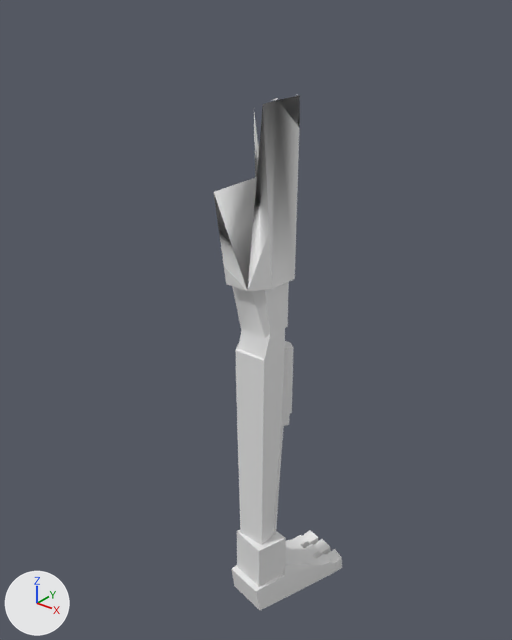
Before and after pictures for a commit that changed the OBJ model src/main/resources/assets/kn8/meshes/kaiju_no9/leg_right.obj.
Camera for both pictures: a 50 mm camera at (0.871, -0.989, 1.25) aimed at (0.069, 0.013, 0.629). The axes (+X, +Y, +Z) are drawn at lower left. The lights are the same throughout. The picture after the commit comes second. Where no turn or scale is listed for an object, it has been applied to the vertices. Vertices at exactly the same position are counted once.

Script lines for the objects in view, before the commit:
```python
me_leg_right = bpy.data.meshes.new('leg_right')
me_leg_right.from_pydata(...)  # 303 vertices, 599 faces; spans x 0.038..0.252, y -0.114..0.136, z 0.0..1.07
ob_leg_right = bpy.data.objects.new('leg_right', me_leg_right)
ob_leg_right.location = (0.0, 0.0, 0.0)
```
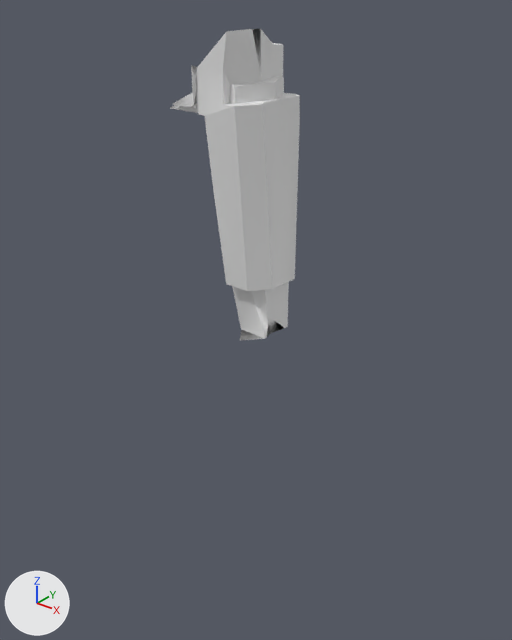
Location of each change, (x1, y1, x2, y2) in pixels of the pictures (512 x 640 px):
'leg_right', reshaped (39% shorter): before (214, 95, 342, 610); after (170, 28, 300, 340)
part 1 of me_leg_right, cut back: before (232, 328, 342, 610)
part 2 of me_leg_right, built on: before (214, 113, 259, 291); after (170, 28, 298, 291)

The change in detail:
me_leg_right is used by ob_leg_right; location (0.0, 0.0, 0.0).
me_leg_right had 303 vertices, 599 faces and spanned x 0.038..0.252, y -0.114..0.136, z 0.0..1.07.
me_leg_right now has 169 vertices, 334 faces and spans x -0.056..0.164, y -0.106..0.061, z 0.614..1.175.
me_leg_right part 1: 224 vertices removed from x 0.066..0.252, y -0.114..0.136, z 0.0..0.607; 1 vertex added at x 0.109, y -0.027, z 0.637.
me_leg_right part 2: 2 vertices removed from x 0.096..0.141, y -0.029..-0.013, z 0.93..1.069; 91 vertices added at x -0.056..0.153, y -0.106..0.061, z 0.874..1.175.
